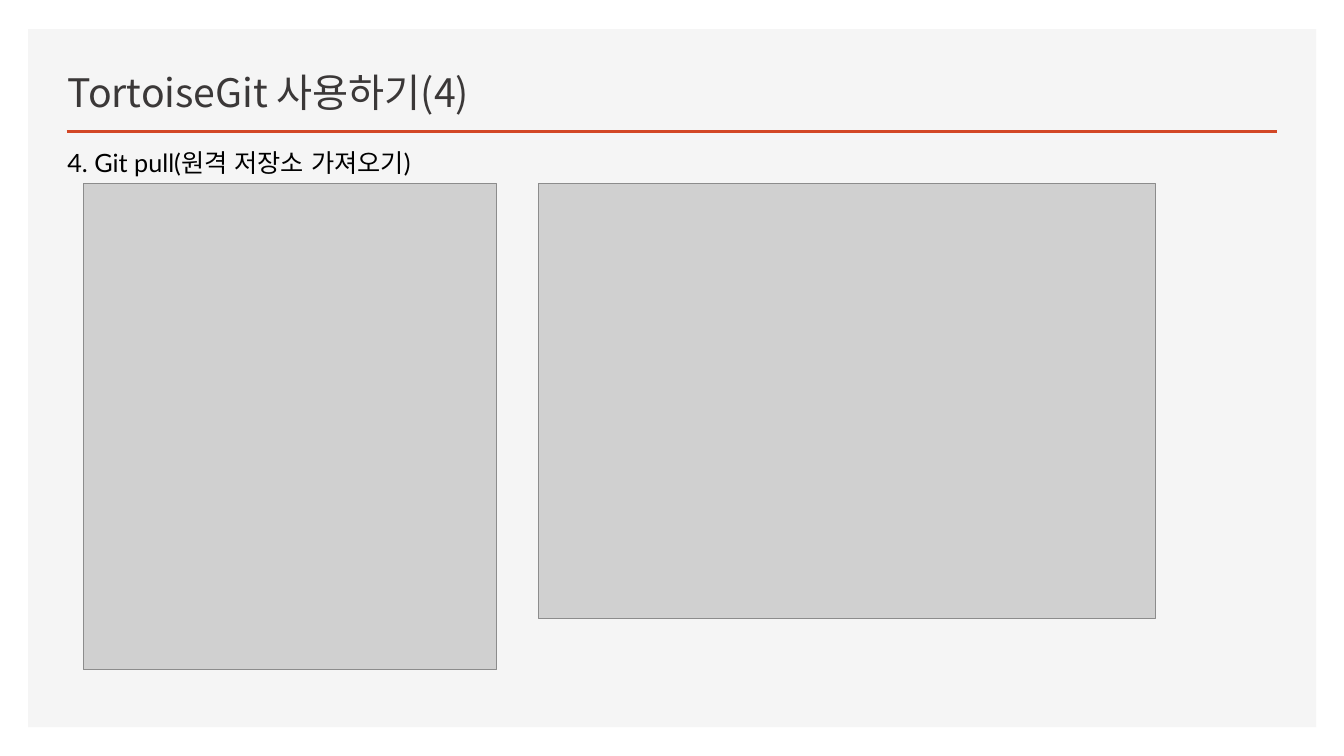
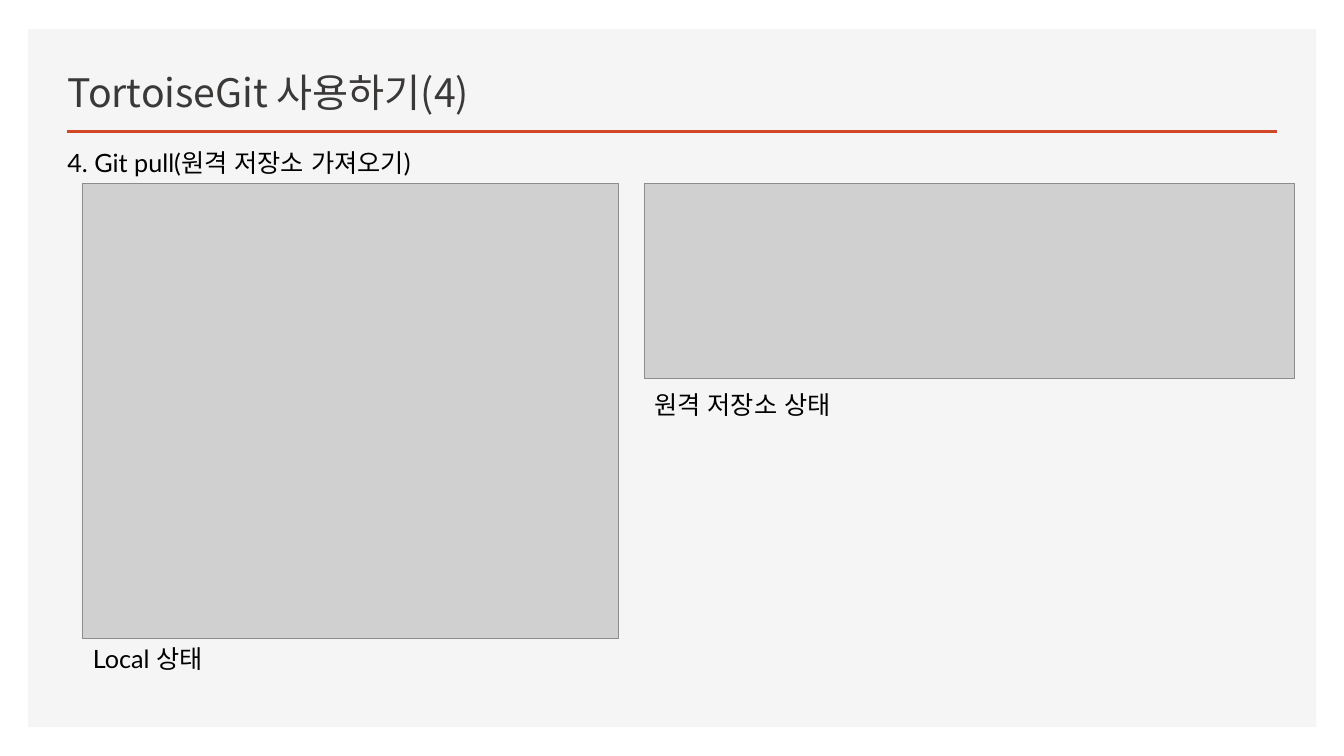
Before and after one commit to yoojinlee-hub/for_TortoiseGit, a slide deck: slide 9 of Github 시작.pptx. Drawn at 1344x756 pixels with LibreOffice and Linux fonts; fonts in the diff are those of the drawing; grey boxes stand for pictures. Boxes give left, top, right and bottom in pixels: in the first picture for what was removed or moved away, otherwise in the second. Text is boxed around its words. In the diff, an @@ line names an element or a change of style, - is before the commit and + after.

```diff
--- a/Github 시작.pptx
+++ b/Github 시작.pptx
@@ picture: place and size @@
-picture at box(84, 184, 497, 670)
+picture at box(83, 184, 619, 638)
@@ picture removed at box(538, 184, 1155, 619) @@
@@ picture added at box(644, 184, 1295, 378) @@
@@ text added at box(654, 393, 830, 416), 18 pt, text #000000 @@
+원격 저장소 상태
@@ text added at box(93, 647, 202, 670), 18 pt, text #000000 @@
+Local 상태
```
Also in this commit, not shown: 2 slides added.
